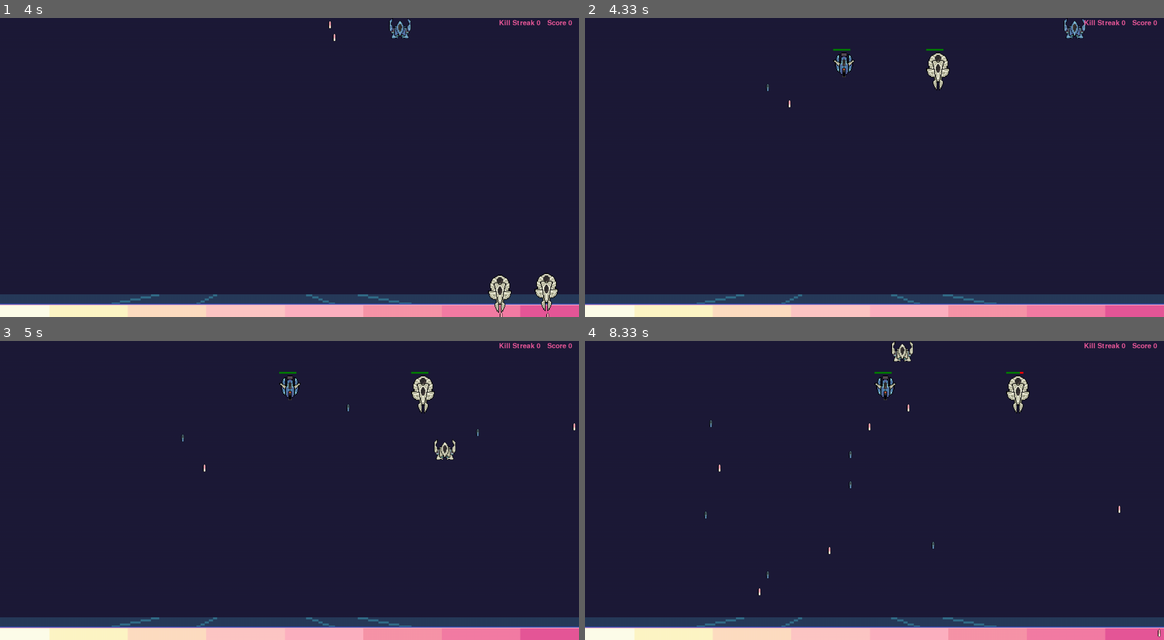
Above: before the commit, frames 1-4 (two rows, left to right).
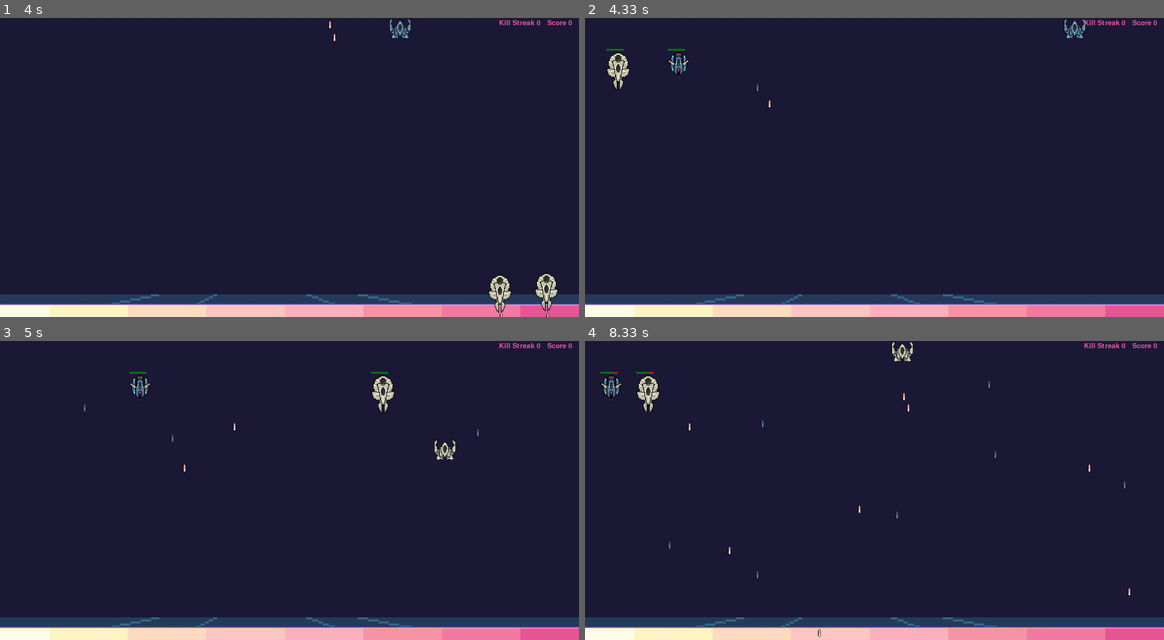
Above: after the commit, the same moments.

Repository: RafaBessa/Shadow_Light_bh_pygame
Game: pygame game, started from Game.py
Same seed, same stepped clock (60 frames per second), same inputs: the game is played once before the commit and once after it.
Inputs:
- Up to frame 1 (4 s): hold D 0.33-0.8 s; hold W 0.83-1.13 s; tap Space at 0.9, 1.23, 1.53, 1.73, 2.03, 2.3, 2.97, 3.27, 3.4, 3.8 s; tap E at 0.98, 2.38, 3.48 s; hold D 1.17-1.63 s; hold A 1.67-2.2 s; hold S 2.23-2.53 s; tap - at 2.57 s; hold A 2.9-3.3 s; hold W 3.33-3.7 s; hold D from 3.73 s (still down)
- Up to frame 2 (4.33 s): keep holding D; tap Space at 4.1 s
- Up to frame 3 (5 s): release D at 4.37 s; hold S 4.4-4.77 s; tap Space at 4.47, 4.87 s; hold A from 4.8 s (still down); tap E at 4.95 s
- Up to frame 4 (8.33 s): tap Space at 5.17, 5.37, 5.67, 5.87, 6.2, 6.5, 6.7, 7, 7.27, 7.6, 7.9, 8.03 s; release A at 5.27 s; hold D 5.3-5.77 s; hold W 5.8-6.1 s; hold D 6.13-6.6 s; tap E at 6.28, 7.68 s; hold A 6.63-7.17 s; hold S 7.2-7.5 s; hold A 7.53-7.93 s; hold W from 7.97 s (still down)

Frame 1 is identical in both runs. In frame 2, 1.0% of the frame differs, in the area x 3-63%, y 10-31%; in frame 3, 1.1%; in frame 4, 1.3%, in the area x 2-100%, y 10-99%.

Commit message:
moviment bug correction

Diff:
--- a/MobPadrao.py
+++ b/MobPadrao.py
@@ -21,6 +21,7 @@
         self._startcoordinate = coordinates
         self.cooldown = cooldown
         self.timer = self.cooldown + 1
+        self.direction = True
 
     def resize(self, window):
         super().resize(window)
@@ -36,7 +37,7 @@
         self._movStrategy = mover
 
     def movimentar(self, dt):
-        self.coordinates, self.speed, self.acceleration = self.mover_strg.move(self.coordinates, self.speed, self.acceleration, self._startcoordinate, self._dimensions, dt)
+        self.coordinates, self.speed, self.acceleration, self.direction = self.mover_strg.move(self.coordinates, self.speed, self.acceleration, self._startcoordinate, self._dimensions, self.direction, dt)
 
     def hit(self, dmg, bulletType):
 
--- a/MovimentoMob.py
+++ b/MovimentoMob.py
@@ -9,69 +9,69 @@
 
 
 class Mov_LinearFall(AbstractMoviment):
-    def move(self, coordinates, speed, acceleration, lastcoordinate,screen, dt ):
+    def move(self, coordinates, speed, acceleration, lastcoordinate,screen,direction, dt ):
         speed += acceleration * dt
         coordinates[1] = round(coordinates[1] + speed * dt)
-        return coordinates, speed, acceleration
+        return coordinates, speed, acceleration, direction
 
 
 class Mov_ZigZag(AbstractMoviment):
-    direct = True
-    def move(self, coordinates, speed, acceleration, startcoordinate,screen, dt ):
+
+    def move(self, coordinates, speed, acceleration, startcoordinate,screen,direction, dt ):
         ZigZageamento = 100 #variacao max da nave
         coordinates[1] = round(coordinates[1] + speed * dt)
 
 
-        if (startcoordinate[0] + ZigZageamento  >= coordinates[0] ) and (self.direct): #se ele tava na esquerda vai pra direita
+        if (startcoordinate[0] + ZigZageamento  >= coordinates[0] ) and (direction): #se ele tava na esquerda vai pra direita
             coordinates[0] = round(coordinates[0] + speed * dt)
 
-        elif (startcoordinate[0] - ZigZageamento  <= coordinates[0] ) and (not self.direct) :
+        elif (startcoordinate[0] - ZigZageamento  <= coordinates[0] ) and (not direction) :
             coordinates[0] = round(coordinates[0] - speed * dt)
 
         else:
-            self.direct = not self.direct
+            direction = not direction
 
         if(coordinates[0] < 0):
             coordinates[0] = 0
-        return coordinates, speed, acceleration
+        return coordinates, speed, acceleration, direction
 
 
 class Mov_HorizontalBossLeft(AbstractMoviment):
-    direct = True
-    def move(self, coordinates, speed, acceleration, lastcoordinate,screen, dt):
+
+    def move(self, coordinates, speed, acceleration, lastcoordinate,screen, direction, dt):
         speed += acceleration * dt
         Maxx, Maxy = screen
-        if self.direct:
+        if not direction:
             if(coordinates[0] + speed ) >= Maxx:
-                self.direct = False
+                direction = True
             else:
                 coordinates[0] = round(coordinates[0] + speed)
 
         else:
             if(coordinates[0] - speed ) <= 0:
-                self.direct = True
+                direction = False
             else:
                 coordinates[0] = round(coordinates[0] - speed)
 
-        return coordinates, speed, acceleration
+        return coordinates, speed, acceleration, direction
 
 class Mov_HorizontalBossRight(AbstractMoviment):
-    direct = False
-    def move(self, coordinates, speed, acceleration, lastcoordinate, screen, dt):
+
+    def move(self, coordinates, speed, acceleration, lastcoordinate, screen,direction, dt):
 
         speed += acceleration * dt
         Maxx, Maxy = screen
-        if self.direct:
+        if direction:
             if(coordinates[0] + speed ) >= Maxx:
-                self.direct = False
+                direction = False
             else:
                 coordinates[0] = round(coordinates[0] + speed)
 
         else:
             if(coordinates[0] - speed ) <= 0:
-                self.direct = True
+                direction = True
             else:
                 coordinates[0] = round(coordinates[0] - speed)
 
 
-        return coordinates, speed, acceleration
+        return coordinates, speed, acceleration, direction
